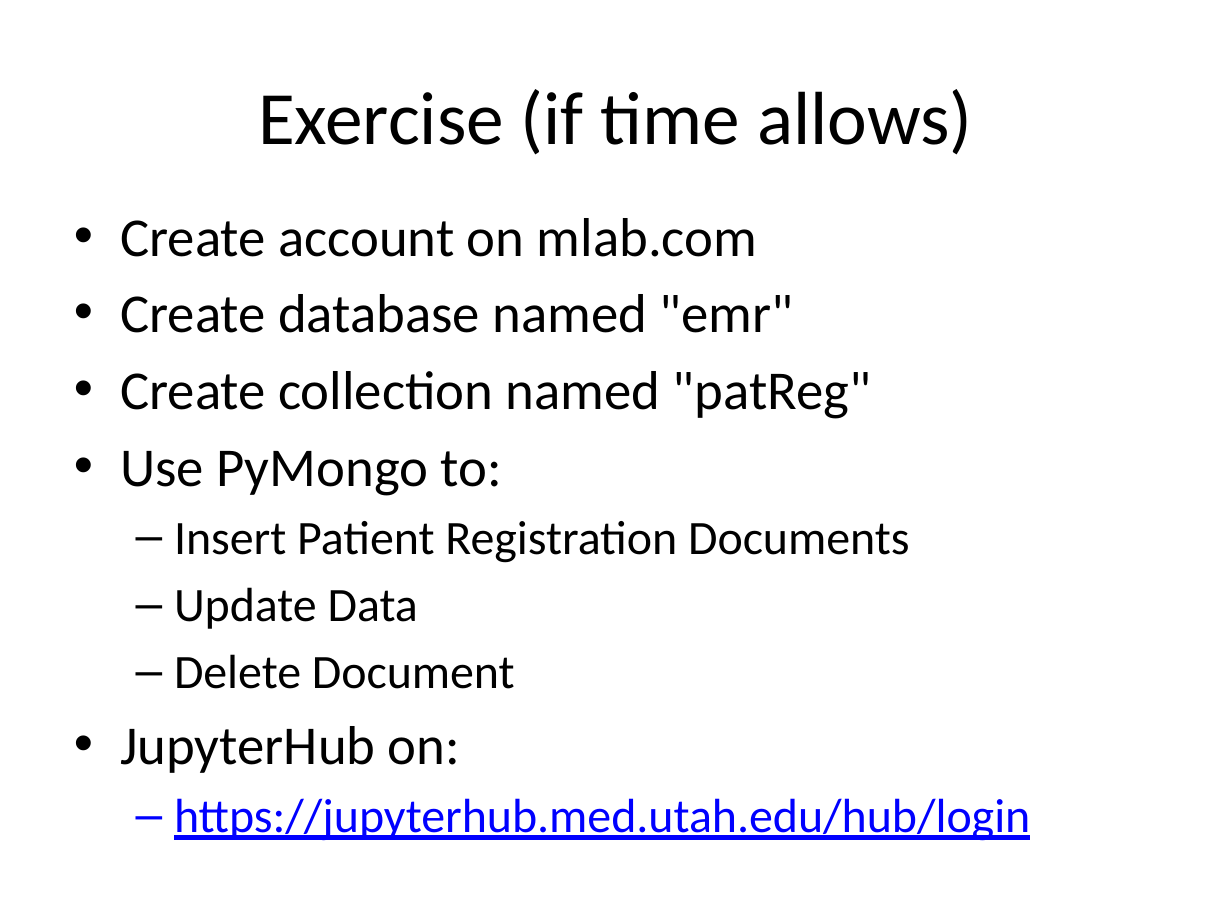
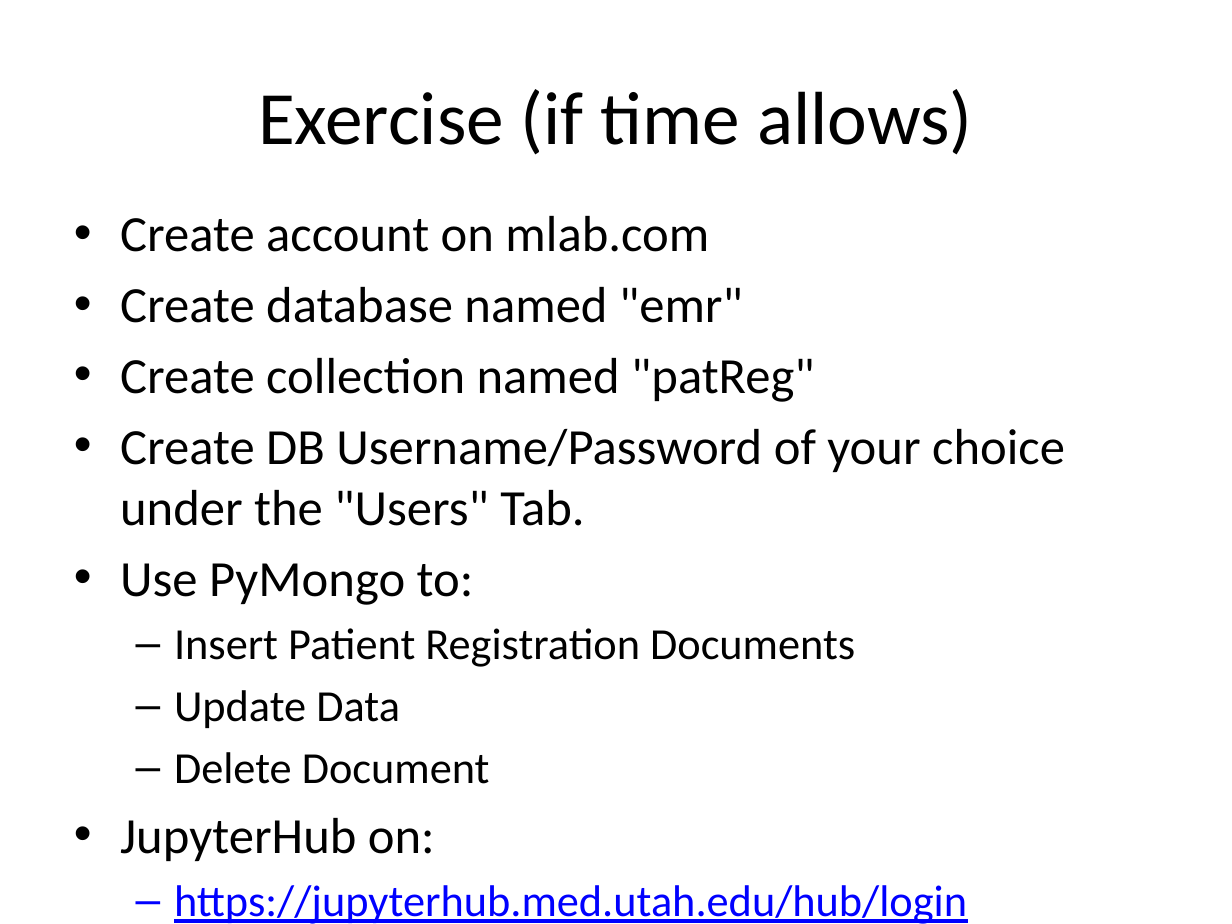
Before and after one commit to UUDeCART/NoSQL, a slide deck: slide 39 of MongoDB_Intro.pptx (slide 38 before the commit). Drawn at 1232x924 pixels with LibreOffice and Linux fonts; fonts in the diff are those of the drawing. Boxes give left, top, right and bottom in pixels: in the first picture for what was removed or moved away, otherwise in the second. Text is boxed around its words. In the diff, an @@ line names an element or a change of style, - is before the commit and + after.

Commit message:
Revised MongoDB Intro Files

```diff
--- a/MongoDB_Intro.pptx
+++ b/MongoDB_Intro.pptx
@@ text at (120, 216, 967, 924): size 32 to 29.6 pt in "Create account on mlab.com", "Create database named "emr"", "Create collection named "patReg"", "Use PyMongo to:" and 1 more places; size 28 to 25.9 pt in "Insert Patient Registration Documents", "Update Data", "Delete Document", "https://jupyterhub.med.utah.edu/hub/login" @@
@@ text at (120, 429, 1065, 526): paragraph added @@
+• Create DB Username/Password of your choice under the "Users" Tab.
```
Also in this commit, not shown: 3 other slides changed, 1 slide added, 3 other files.
